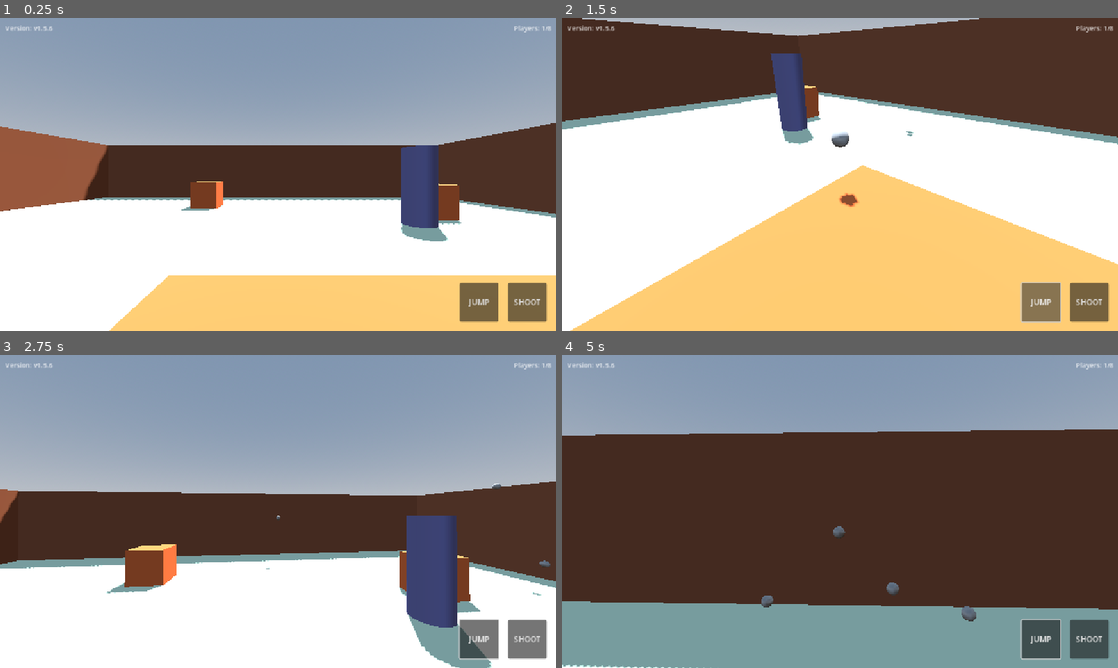
Above: before the commit, frames 1-4 (two rows, left to right).
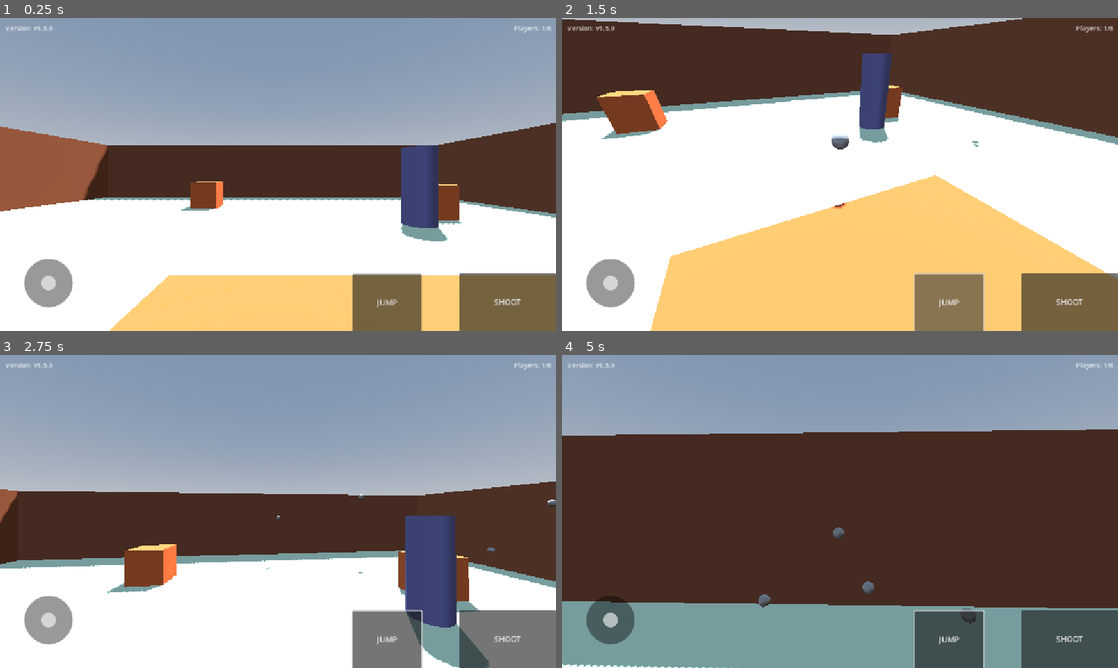
Above: after the commit, the same moments.

Repository: shikiuku/SimpleFPS
Game: Godot game, scene res://scenes/TestLevel.tscn
Two runs of this game, one before a commit and one after it. Both use one fixed random seed, a clock stepped at 60 frames per second and the inputs below. This scene is started directly instead of the project's main scene.
Inputs (mouse positions are in pixels of both pictures, inside the frame that each line leads up to):
- Up to frame 1 (0.25 s): no input
- Up to frame 2 (1.5 s): click "SHOOT" at 0.5 s; click "JUMP" at 1.25 s
- Up to frame 3 (2.75 s): move the mouse to (305, 511) at 2.02 s; press the mouse at (305, 511) at 2.03 s; hold W (move_forward) from 2.03 s (still down); tap Space (jump) at 2.27, 2.3, 2.57 s
- Up to frame 4 (5 s): keep holding W (move_forward); move the mouse to (812, 511) at 2.77 s; release the mouse at (812, 511) at 2.78 s; tap Space (jump) at 2.85, 3.02, 3.32, 3.8, 4.52, 4.82 s; click (812, 511) at 3.05 s; move the mouse to (851, 505) at 3.52 s; hold Shift (run) 3.53-4.28 s; click (851, 505) at 3.67 s; move the mouse to (834, 517) at 4.27 s; click (834, 517) at 4.35 s

The runs differ from the first frame. In frame 1, 5.1% of the frame differs, in the area x 4-100%, y 2-100%; in frame 2, 17%, in the area x 0-100%, y 0-100%; in frame 3, 5.6%; in frame 4, 5.6%.

Commit message:
v1.5.9: モバイルUI修正とRPCエラー対策
- 画面タップでの意図しない射撃を完全に無効化
- アナログスティック（丸型）を実装・復旧
- ボタンをCanvasLayerで分離してタップ可能に
- RPCエラー「TestLevel/1 not found」の対策を追加
- Webエクスポート更新

🤖 Generated with [Claude Code](https://claude.ai/code)

Co-Authored-By: Claude <noreply@anthropic.com>

Diff:
--- a/project.godot
+++ b/project.godot
@@ -15,16 +15,14 @@
 run/main_scene="res://scenes/MainMenu.tscn"
 config/features=PackedStringArray("4.4", "Forward Plus")
 
-[display]
-
-window/size/viewport_width=1152
-window/size/viewport_height=648
-window/stretch/mode="canvas_items"
-window/handheld/orientation=1
-
 [autoload]
 
 NetworkManager="*res://scripts/NetworkManager.gd"
+
+[display]
+
+window/stretch/mode="canvas_items"
+window/handheld/orientation=1
 
 [input]
 
--- a/scenes/Bullet.tscn
+++ b/scenes/Bullet.tscn
@@ -11,7 +11,7 @@
 
 [node name="Bullet" type="RigidBody3D"]
 mass = 2.0
-continuous_cd = 1
+continuous_cd = true
 script = ExtResource("1_bullet")
 
 [node name="CollisionShape3D" type="CollisionShape3D" parent="."]
--- a/scenes/GameUI.tscn
+++ b/scenes/GameUI.tscn
@@ -1,18 +1,15 @@
-[gd_scene load_steps=3 format=3 uid="uid://bxg7s6yv3makn"]
+[gd_scene load_steps=3 format=3 uid="uid://c8e2377ae56r5"]
 
-[ext_resource type="Script" path="res://scripts/GameUI.gd" id="1_gameui"]
+[ext_resource type="Script" uid="uid://c8gq6mxd1jt8k" path="res://scripts/GameUI.gd" id="1_gameui"]
 
 [sub_resource type="LabelSettings" id="LabelSettings_1"]
+font_size = 14
 font_color = Color(1, 1, 1, 0.8)
-font_size = 14
 
 [node name="GameUI" type="CanvasLayer"]
 script = ExtResource("1_gameui")
 
 [node name="VersionLabel" type="Label" parent="."]
-anchors_preset = 2
-anchor_top = 0.0
-anchor_bottom = 0.0
 offset_left = 10.0
 offset_top = 10.0
 offset_right = 150.0
--- a/scenes/MobileUI.tscn
+++ b/scenes/MobileUI.tscn
@@ -1,51 +1,90 @@
-[gd_scene load_steps=2 format=3 uid="uid://bxn4k8yv7p8mn"]
+[gd_scene load_steps=4 format=3 uid="uid://bxn4k8yv7p8mn"]
 
-[ext_resource type="Script" path="res://scripts/MobileUI.gd" id="1_mobile"]
+[ext_resource type="Script" uid="uid://dh1yibwnvob16" path="res://scripts/MobileUI.gd" id="1_mobile"]
+
+[sub_resource type="StyleBoxFlat" id="StyleBoxFlat_joystick_base"]
+bg_color = Color(0, 0, 0, 0.4)
+corner_radius_top_left = 50
+corner_radius_top_right = 50
+corner_radius_bottom_right = 50
+corner_radius_bottom_left = 50
+
+[sub_resource type="StyleBoxFlat" id="StyleBoxFlat_joystick_knob"]
+bg_color = Color(1, 1, 1, 0.6)
+corner_radius_top_left = 15
+corner_radius_top_right = 15
+corner_radius_bottom_right = 15
+corner_radius_bottom_left = 15
 
 [node name="MobileUI" type="CanvasLayer"]
 script = ExtResource("1_mobile")
 
-[node name="MovementArea" type="Control" parent="."]
-anchors_preset = 0
+[node name="JoystickVisual" type="Control" parent="."]
+layout_mode = 3
 anchor_right = 0.4
 anchor_bottom = 1.0
 
-[node name="ViewArea" type="Control" parent="."]
-anchors_preset = 0
-anchor_left = 0.4
-anchor_right = 0.6
-anchor_bottom = 0.8
+[node name="JoystickBase" type="Panel" parent="JoystickVisual"]
+layout_mode = 1
+anchors_preset = 2
+anchor_top = 1.0
+anchor_bottom = 1.0
+offset_left = 50.0
+offset_top = -150.0
+offset_right = 150.0
+offset_bottom = -50.0
+grow_vertical = 0
+theme_override_styles/panel = SubResource("StyleBoxFlat_joystick_base")
 
-[node name="JoystickVisual" type="Control" parent="."]
-anchors_preset = 0
-anchor_right = 0.4
+[node name="JoystickKnob" type="Panel" parent="JoystickVisual"]
+layout_mode = 1
+anchors_preset = 2
+anchor_top = 1.0
 anchor_bottom = 1.0
-mouse_filter = 2
+offset_left = 85.0
+offset_top = -115.0
+offset_right = 115.0
+offset_bottom = -85.0
+grow_vertical = 0
+theme_override_styles/panel = SubResource("StyleBoxFlat_joystick_knob")
 
-[node name="ShootButton" type="Button" parent="."]
+[node name="ButtonLayer" type="CanvasLayer" parent="."]
+
+[node name="ShootButton" type="Button" parent="ButtonLayer"]
 anchors_preset = 3
 anchor_left = 1.0
 anchor_top = 1.0
 anchor_right = 1.0
 anchor_bottom = 1.0
-offset_left = -100.0
-offset_top = -100.0
-offset_right = -20.0
-offset_bottom = -20.0
+offset_left = -201.0
+offset_top = -120.0
 grow_horizontal = 0
 grow_vertical = 0
 text = "SHOOT"
 
-[node name="JumpButton" type="Button" parent="."]
+[node name="JumpButton" type="Button" parent="ButtonLayer"]
 anchors_preset = 3
 anchor_left = 1.0
 anchor_top = 1.0
 anchor_right = 1.0
 anchor_bottom = 1.0
-offset_left = -200.0
-offset_top = -100.0
-offset_right = -120.0
-offset_bottom = -20.0
+offset_left = -422.0
+offset_top = -119.0
+offset_right = -279.0
+offset_bottom = 1.0
 grow_horizontal = 0
 grow_vertical = 0
 text = "JUMP"
+
+[node name="MovementArea" type="Control" parent="."]
+layout_mode = 3
+anchor_right = 0.4
+anchor_bottom = 1.0
+
+[node name="ViewArea" type="Control" parent="."]
+layout_mode = 3
+anchor_left = 0.4
+anchor_right = 1.0
+anchor_bottom = 1.0
+offset_left = 0.199982
+offset_bottom = -119.0
--- a/scripts/GameUI.gd
+++ b/scripts/GameUI.gd
@@ -4,7 +4,7 @@
 @onready var player_count_label = $PlayerCountLabel
 
 # ゲームのバージョン
-const VERSION = "v1.5.6"
+const VERSION = "v1.5.9"
 
 func _ready():
 	# バージョンを表示
--- a/scripts/MobileUI.gd
+++ b/scripts/MobileUI.gd
@@ -8,16 +8,25 @@
 @onready var movement_area = $MovementArea
 @onready var view_area = $ViewArea
 @onready var joystick_visual = $JoystickVisual
-@onready var shoot_button = $ShootButton
-@onready var jump_button = $JumpButton
+@onready var shoot_button = $ButtonLayer/ShootButton
+@onready var jump_button = $ButtonLayer/JumpButton
+
+# アナログスティック
+@onready var joystick_base = $JoystickVisual/JoystickBase
+@onready var joystick_knob = $JoystickVisual/JoystickKnob
 
 var movement_touch_index = -1
 var view_touch_index = -1
 var movement_start_pos = Vector2.ZERO
 var last_view_pos = Vector2.ZERO
 
-var joystick_radius = 60.0
+var joystick_radius = 50.0
 var joystick_dead_zone = 10.0
+
+# ジョイスティックの状態
+var joystick_center_pos = Vector2.ZERO
+var joystick_touch_index = -1
+var knob_initial_pos = Vector2.ZERO
 
 func _ready():
 	print("=== MobileUI INITIALIZATION ===")
@@ -26,6 +35,14 @@
 	# ボタン接続（シンプルで確実な方法）
 	shoot_button.pressed.connect(_on_shoot_pressed)
 	jump_button.pressed.connect(_on_jump_pressed)
+
+	# ジョイスティック接続
+	if joystick_base:
+		joystick_base.gui_input.connect(_on_joystick_input)
+
+		# ジョイスティックの初期位置を設定
+		joystick_center_pos = joystick_base.position + joystick_base.size / 2
+		knob_initial_pos = joystick_knob.position
 
 	# タッチエリア接続
 	movement_area.gui_input.connect(_on_movement_input)
@@ -38,6 +55,62 @@
 	print("View area: ", view_area)
 
 # _is_mobile()関数は削除済み - 常にモバイルUIを表示
+
+# ジョイスティックのイベント処理
+func _on_joystick_input(event: InputEvent):
+	if not joystick_base or not joystick_knob:
+		return
+
+	if event is InputEventScreenTouch:
+		if event.pressed and joystick_touch_index == -1:
+			# ジョイスティックタッチ開始
+			joystick_touch_index = event.index
+			var touch_pos = event.position
+			_update_joystick_knob(touch_pos)
+			print("Joystick touch started at: ", touch_pos)
+		elif not event.pressed and event.index == joystick_touch_index:
+			# ジョイスティックタッチ終了
+			joystick_touch_index = -1
+			_reset_joystick()
+			move_input.emit(Vector2.ZERO)
+			print("Joystick touch ended")
+
+	elif event is InputEventScreenDrag and event.index == joystick_touch_index:
+		# ドラッグ中
+		var touch_pos = event.position
+		_update_joystick_knob(touch_pos)
+
+func _update_joystick_knob(touch_pos: Vector2):
+	if not joystick_base or not joystick_knob:
+		return
+
+	# ジョイスティックベースの中心からの相対位置を計算
+	var joystick_base_global = joystick_base.global_position + joystick_base.size / 2
+	var delta = touch_pos - joystick_base_global
+	var distance = delta.length()
+
+	# 半径内に制限
+	if distance > joystick_radius:
+		delta = delta.normalized() * joystick_radius
+		distance = joystick_radius
+
+	# ノブの位置を更新
+	var knob_pos = knob_initial_pos + delta
+	joystick_knob.position = knob_pos
+
+	# 入力値を計算（デッドゾーン適用）
+	if distance > joystick_dead_zone:
+		var input_strength = (distance - joystick_dead_zone) / (joystick_radius - joystick_dead_zone)
+		var normalized_input = delta.normalized() * input_strength
+		move_input.emit(normalized_input)
+		print("Joystick input: ", normalized_input)
+	else:
+		move_input.emit(Vector2.ZERO)
+
+func _reset_joystick():
+	if joystick_knob:
+		# ノブを初期位置に戻す
+		joystick_knob.position = knob_initial_pos
 
 func _on_shoot_pressed():
 	print("SHOOT BUTTON PRESSED!")
--- a/scripts/SimpleFPSController.gd
+++ b/scripts/SimpleFPSController.gd
@@ -132,9 +132,15 @@
 		else:
 			Input.set_mouse_mode(Input.MOUSE_MODE_CAPTURED)
 
-	# キーボード・マウス射撃
-	if event.is_action_pressed("shoot"):
-		shoot()
+	# キーボード・マウス射撃（画面タップでの発射を防ぐため、マウスボタンのみに制限）
+	# タッチイベントを完全に除外
+	if event is InputEventScreenTouch or event is InputEventScreenDrag:
+		return
+
+	if event is InputEventMouseButton and event.button_index == MOUSE_BUTTON_LEFT and event.pressed:
+		# PC環境でのみ動作するように、タッチデバイスを除外
+		if not DisplayServer.is_touchscreen_available():
+			shoot()
 
 func _physics_process(delta):
 	if is_multiplayer_authority():
@@ -146,8 +152,21 @@
 		sync_rotation_y = rotation.y
 
 		# RPC経由で位置を送信（確実に全員に届ける）
-		if multiplayer.has_multiplayer_peer() and multiplayer.get_peers().size() > 0:
-			update_remote_position.rpc(sync_position, sync_rotation_y)
+		var current_peers = multiplayer.get_peers()
+		if multiplayer.has_multiplayer_peer() and current_peers.size() > 0:
+			# サーバー（ID=1）が存在し、シーンに追加されているかチェック
+			var server_id = 1
+			var server_node = get_parent().get_node_or_null(str(server_id))
+
+			# サーバーノードが存在し、シーンツリーにある場合のみRPCを送信
+			if server_node != null and server_node.is_inside_tree():
+				update_remote_position.rpc(sync_position, sync_rotation_y)
+			else:
+				# サーバーが見つからない場合の詳細なデバッグ情報
+				if Engine.get_process_frames() % 60 == 0:  # 1秒に1回
+					print("WARN: Server node not found - ID:", server_id, " Parent:", get_parent().name)
+					print("Available peers:", current_peers)
+					print("Parent children:", get_parent().get_children().map(func(child): return child.name))
 
 		# デバッグ: 同期データを送信していることを確認（頻度を下げる）
 		if Engine.get_process_frames() % 300 == 0:  # 5秒に1回
@@ -218,8 +237,17 @@
 	_spawn_bullet(shoot_position, shoot_direction)
 
 	# 他のプレイヤーにも弾丸を生成させる
-	if multiplayer.has_multiplayer_peer() and multiplayer.get_peers().size() > 0:
-		spawn_bullet_remote.rpc(shoot_position, shoot_direction)
+	var current_peers = multiplayer.get_peers()
+	if multiplayer.has_multiplayer_peer() and current_peers.size() > 0:
+		# サーバー（ID=1）が存在し、シーンに追加されているかチェック
+		var server_id = 1
+		var server_node = get_parent().get_node_or_null(str(server_id))
+
+		# サーバーノードが存在し、シーンツリーにある場合のみRPCを送信
+		if server_node != null and server_node.is_inside_tree():
+			spawn_bullet_remote.rpc(shoot_position, shoot_direction)
+		else:
+			print("WARN: Cannot send bullet RPC - Server node not found (ID: ", server_id, ")")
 
 # 弾丸を実際に生成する関数
 func _spawn_bullet(position: Vector3, direction: Vector3):
@@ -233,11 +261,19 @@
 func update_remote_position(new_position: Vector3, new_rotation: float):
 	# 権限チェック：自分の位置は更新しない
 	if not is_multiplayer_authority():
-		sync_position = new_position
-		sync_rotation_y = new_rotation
+		# ノードがシーンツリーに正しく存在することを確認
+		if is_inside_tree():
+			sync_position = new_position
+			sync_rotation_y = new_rotation
+		else:
+			print("ERROR: Received RPC for node not in tree: ", name)
 
 # RPC関数：他のプレイヤーの弾丸を生成
 @rpc("any_peer", "reliable")
 func spawn_bullet_remote(position: Vector3, direction: Vector3):
-	# 他のプレイヤーの弾丸を生成
-	_spawn_bullet(position, direction)
+	# ノードがシーンツリーに正しく存在することを確認
+	if is_inside_tree():
+		# 他のプレイヤーの弾丸を生成
+		_spawn_bullet(position, direction)
+	else:
+		print("ERROR: Received bullet RPC for node not in tree: ", name)
Not shown: 1 places in scenes/Bullet.tscn that only renumber resources
Binary file changed: web-build/index.apple-touch-icon.png
Binary file changed: web-build/index.icon.png
Not shown, changed: web-build/index.html
Not shown, changed: web-build/index.pck
